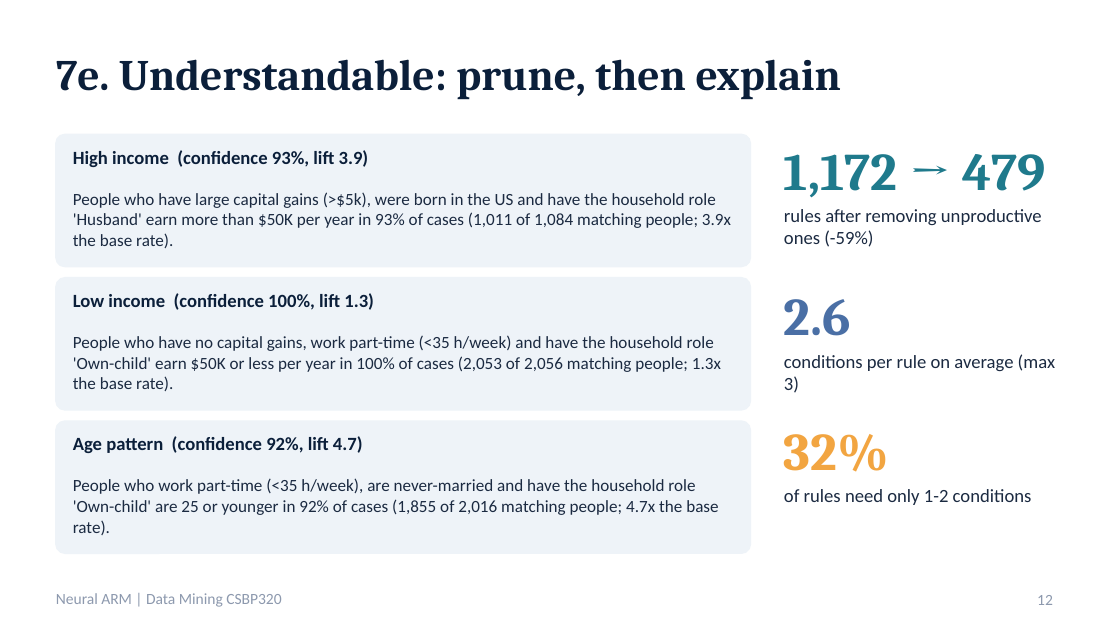
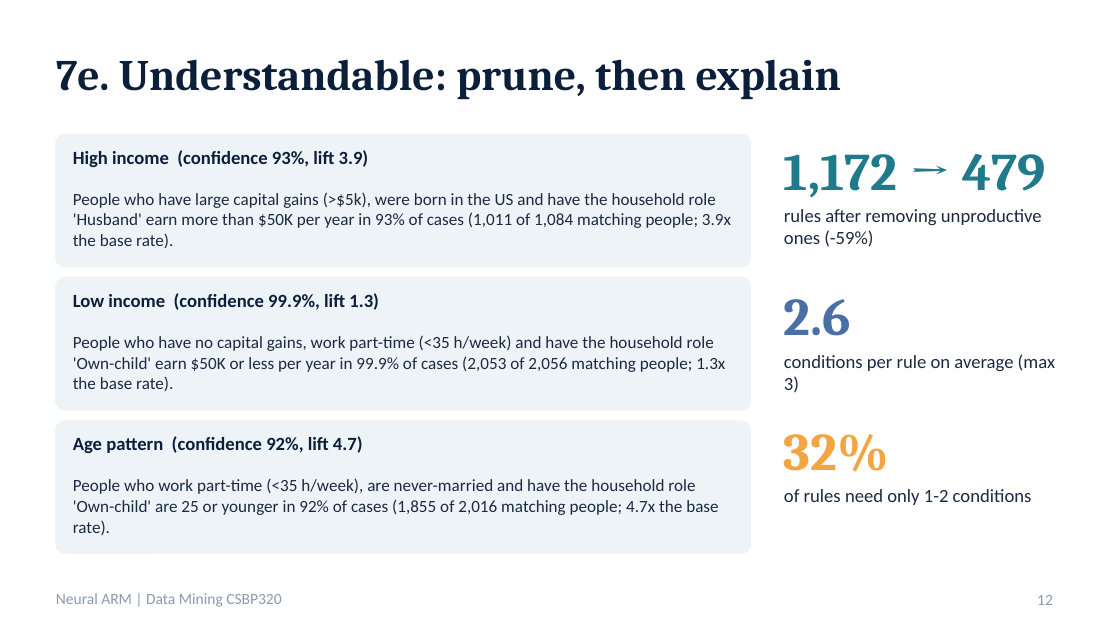
Before and after one commit to mnmalali/Neural-Association-Rule-Mining, a slide deck: slide 12 of report/Neural_ARM_Presentation.pptx. Drawn at 1120x630 pixels with LibreOffice and Linux fonts; fonts in the diff are those of the drawing. Boxes give left, top, right and bottom in pixels: in the first picture for what was removed or moved away, otherwise in the second. Text is boxed around its words. In the diff, an @@ line names an element or a change of style, - is before the commit and + after.

```diff
--- a/report/Neural_ARM_Presentation.pptx
+++ b/report/Neural_ARM_Presentation.pptx
@@ text at <box>73,293,379,310</box>: text changed @@
-Low income (confidence 100%, lift 1.3)
+Low income (confidence 99.9%, lift 1.3)
@@ text at <box>73,335,725,391</box>: text changed @@
-People who have no capital gains, work part-time (<35 h/week) and have the household role 'Own-child' earn $50K or less per year in 100% of cases (2,053 of 2,056 matching people; 1.3x the base rate).
+People who have no capital gains, work part-time (<35 h/week) and have the household role 'Own-child' earn $50K or less per year in 99.9% of cases (2,053 of 2,056 matching people; 1.3x the base rate).
```
Also in this commit, not shown: 3 other slides changed, 1 other file.
